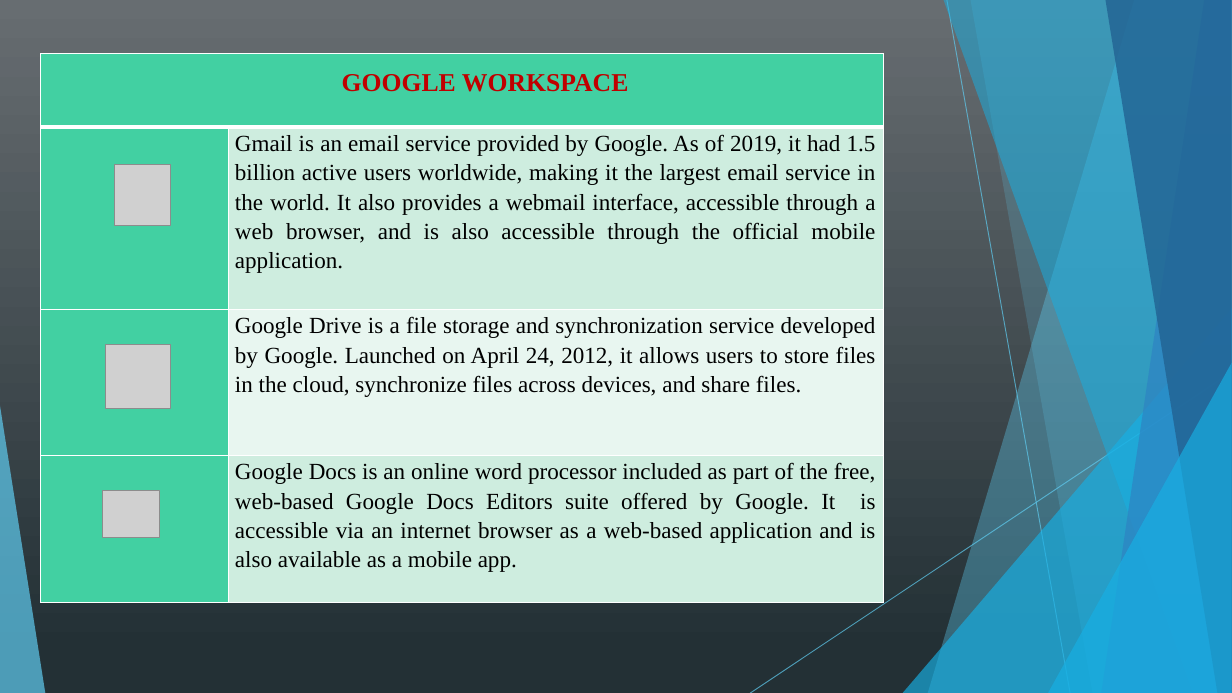
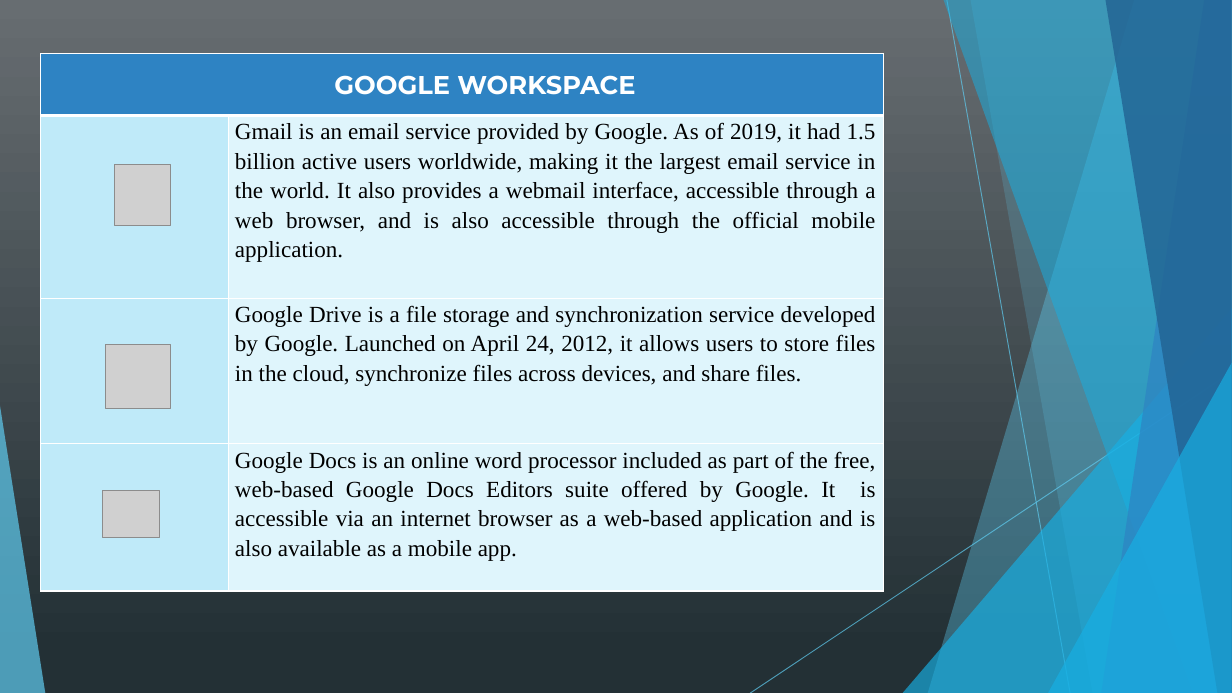
Before and after one commit to kamiri-lilia/projet-final, a slide deck: slide 10 of TIC_PP.pptx. Drawn at 1232x693 pixels with LibreOffice and Linux fonts; fonts in the diff are those of the drawing; grey boxes stand for pictures. Boxes give left, top, right and bottom in pixels: in the first picture for what was removed or moved away, otherwise in the second. Text is boxed around its words. In the diff, an @@ line names an element or a change of style, - is before the commit and + after.

```diff
--- a/TIC_PP.pptx
+++ b/TIC_PP.pptx
@@ table at (41,54,884,591) @@
@@ fill #42D0A2 to #2E83C3 in row 1, column 1 @@
@@ fill #42D0A2 to #BFEAF9 in 3 cells @@
@@ fill #CFEEE0 to #DFF5FC in 2 cells @@
@@ fill #E9F7F0 to #DFF5FC in row 3, column 2 @@
@@ font Times New Roman to Montserrat, text colour #C00000 to #FFFFFF in "GOOGLE WORKSPACE" @@
```
Also in this commit, not shown: 9 other slides changed, 1 slide added, 1 slide removed.
